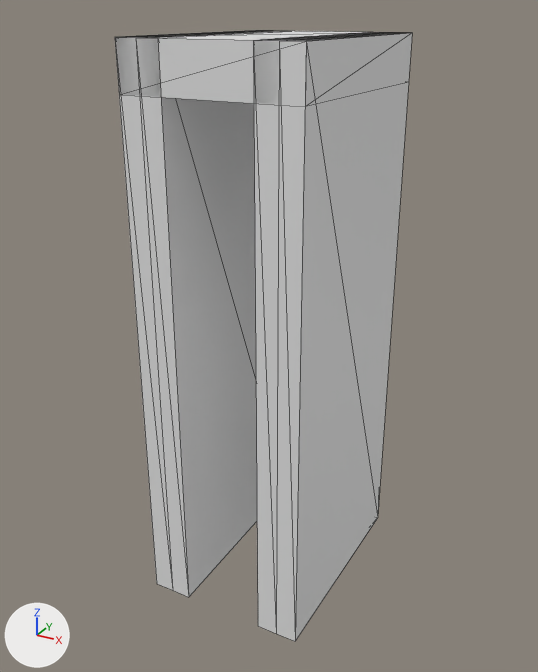
The glTF model models/waddinxveen/waddinxveen-brug-8abeacd5-77/waddinxveen-brug-8abeacd5-77.glb as it was, and as the next commit left it.
The view is the same before and after, from a 50 mm lens placed at (6.03, -11.18, 0.49), pointed at (-0.07, -0.09, -5.05). Lighting does not change. The marker at lower left points along +X, +Y and +Z. The picture after the commit comes second. Mesh edges are drawn as thin lines. Vertices at exactly the same position are counted once.

The first picture shows 'road:dek', 'road:landhoofd (aangenomen)', 'road:landhoofd (aangenomen) 2'.
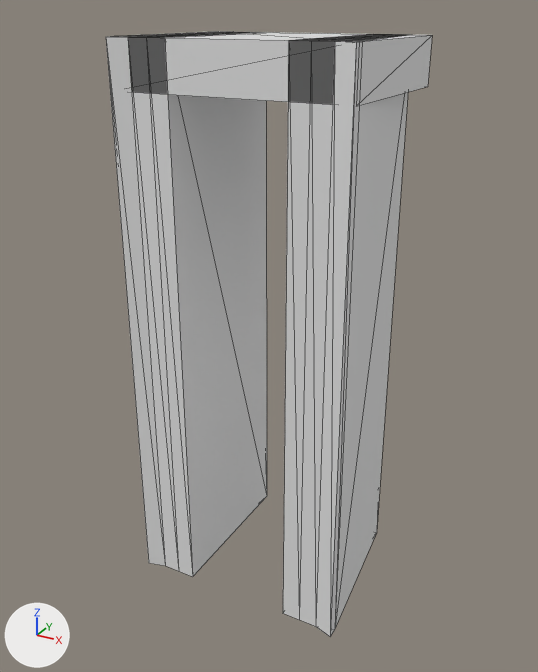
What differs and where, as boxes [x1, y1, x2, y2] in the pictures (538 x 672 px):
'road:landhoofd (aangenomen) 2', reshaped (21% narrower): before [253, 32, 412, 641]; after [283, 34, 408, 637]
'road:landhoofd (aangenomen)', reshaped: before [115, 30, 280, 597]; after [106, 32, 267, 577]
'road:dek', turned: before [115, 30, 401, 105]; after [119, 32, 432, 105]

Diff of the bpy script that builds the scene:
```diff
--- a/models/waddinxveen/waddinxveen-brug-8abeacd5-77/waddinxveen-brug-8abeacd5-77.glb.py
+++ b/models/waddinxveen/waddinxveen-brug-8abeacd5-77/waddinxveen-brug-8abeacd5-77.glb.py
@@ me_dek @@
 # used by ob_road_dek; location = (0.0, 0.0, 0.0)
-me_dek.from_pydata(...)  # 8 vertices, 12 faces; spans x -1.54..1.54, y -2.05..2.05, z -0.68..0.12
+me_dek.from_pydata(...)  # 8 vertices, 12 faces; spans x -2.05..2.05, y -1.54..1.54, z -0.7..0.1
+# me_dek part 1: the whole mesh is turned 90 degrees about the z axis through its middle, then moved by (0.0, 0.0, -0.02)
@@ me_landhoofd__aangenomen @@
 # used by ob_road_landhoofd__aangenomen; location = (0.0, 0.0, 0.0)
-me_landhoofd__aangenomen.from_pydata(...)  # 12 vertices, 20 faces; spans x -1.54..-0.77, y -2.05..2.05, z -10.0..0.12
+me_landhoofd__aangenomen.from_pydata(...)  # 16 vertices, 28 faces; spans x -2.05..-1.03, y -1.64..1.54, z -10.0..0.1
+# me_landhoofd__aangenomen part 2: the whole mesh is rebuilt
@@ me_landhoofd__aangenomen__2 @@
 # used by ob_road_landhoofd__aangenomen__2; location = (0.0, 0.0, 0.0)
-me_landhoofd__aangenomen__2.from_pydata(...)  # 12 vertices, 20 faces; spans x 0.77..1.54, y -2.05..2.04, z -10.0..0.12
+me_landhoofd__aangenomen__2.from_pydata(...)  # 16 vertices, 28 faces; spans x 1.03..2.05, y -1.64..1.54, z -10.0..0.1
+# me_landhoofd__aangenomen__2 part 3: the whole mesh is rebuilt
```
